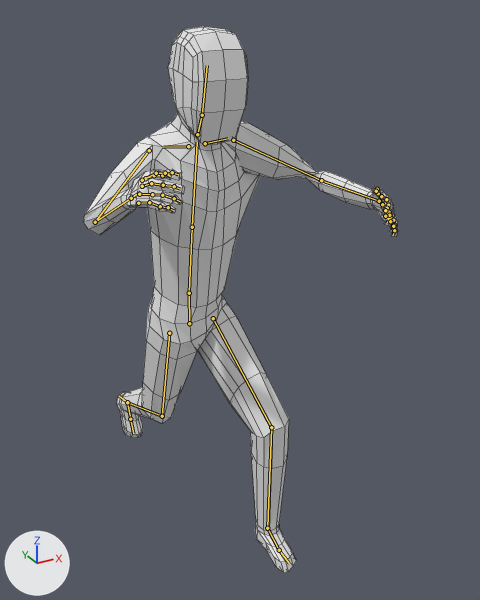
Before and after pictures for a commit that changed the Blender file rainbowtest/Assets/Objects/rainbowplayeridle.blend.
Camera for both pictures: a camera (50 mm lens) standing at (-5.09, -11.13, 11.58) and looking at (0.82, -0.39, 6.21). The axes (+X, +Y, +Z) are drawn at lower left. The lights are the same throughout. Both versions are drawn at frame 1 of the action 'PlayerWalkPot'; the numbers are the values there. The bones that bend it are drawn over the model as lines. Mesh edges are drawn as thin lines.

Names of what the first picture shows: 'Player'.
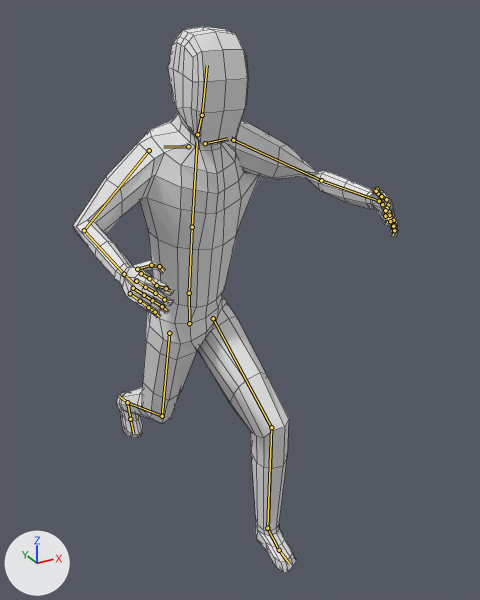
Where the change shows, as pixel boxes (x1, y1, x2, y2) in the pictures (480 x 600 px):
'Player', posed
    before: (83, 27, 398, 573)
    after: (73, 27, 398, 573)
bone 'upper_arm.R', root to tip
    before: (149, 150) to (95, 222)
    after: (149, 150) to (84, 230)

The change in detail:
Bone 'upper_arm.R' (bone_upper_arm_r) turns from (43, 32, -5) to (13, 9, -19) degrees about its own x, y and z.
